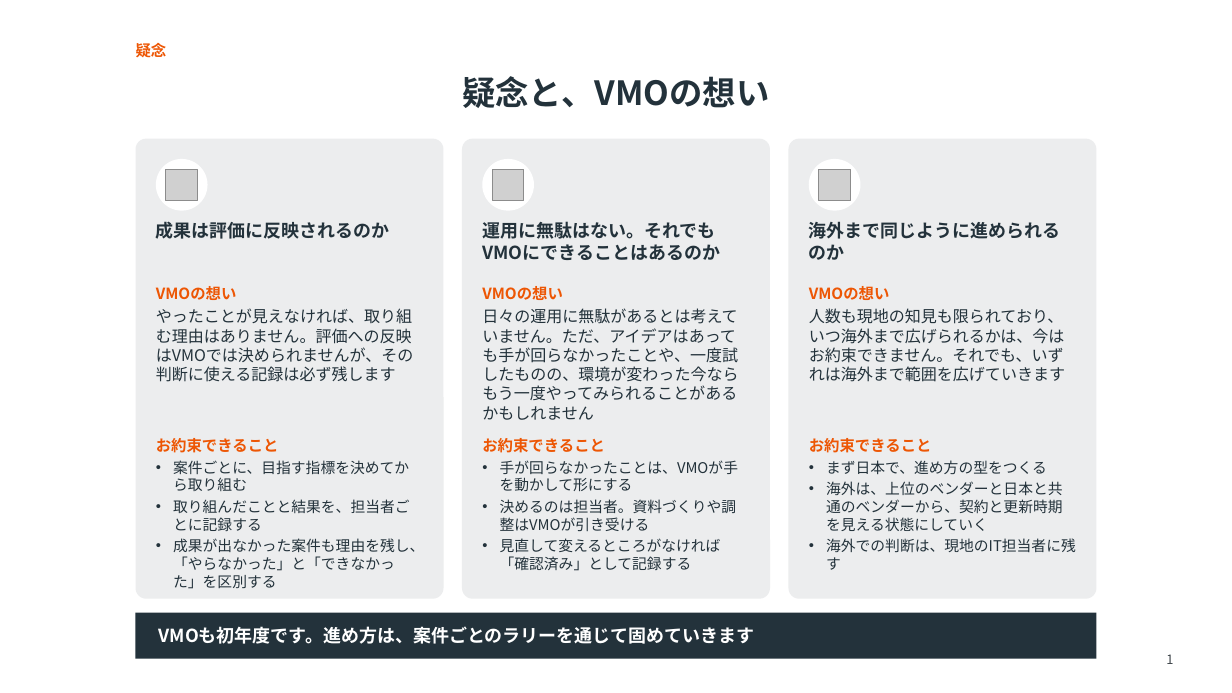
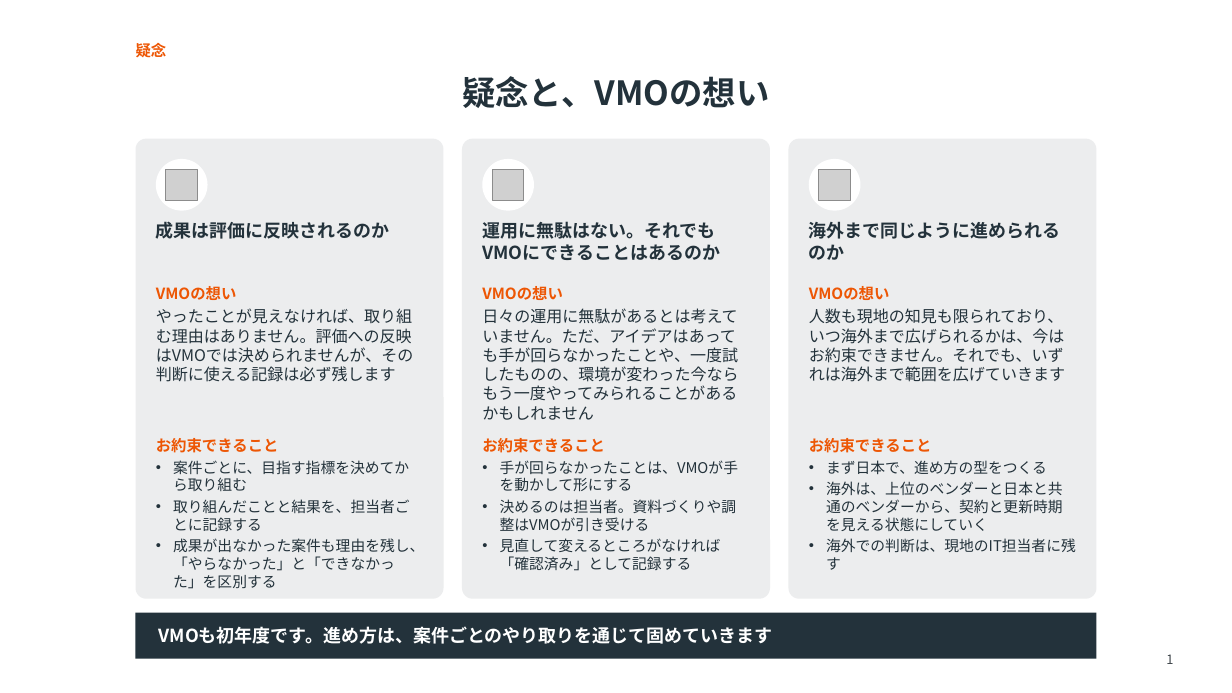
Before and after one commit to hiroyasu-komaki/temp, a slide deck: slide 1 of vmo_value-delivery/budget-driven-activity/proposal/vmo-briefing_concerns.pptx. Drawn at 1232x693 pixels with LibreOffice and Linux fonts; fonts in the diff are those of the drawing; grey boxes stand for pictures. Boxes give left, top, right and bottom in pixels: in the first picture for what was removed or moved away, otherwise in the second. Text is boxed around its words. In the diff, an @@ line names an element or a change of style, - is before the commit and + after.

```diff
--- a/vmo_value-delivery/budget-driven-activity/proposal/vmo-briefing_concerns.pptx
+++ b/vmo_value-delivery/budget-driven-activity/proposal/vmo-briefing_concerns.pptx
@@ text at [159, 626, 773, 644]: text changed @@
-VMOも初年度です。進め方は、案件ごとのラリーを通じて固めていきます
+VMOも初年度です。進め方は、案件ごとのやり取りを通じて固めていきます
```
Also in this commit, not shown: 7 other files.
